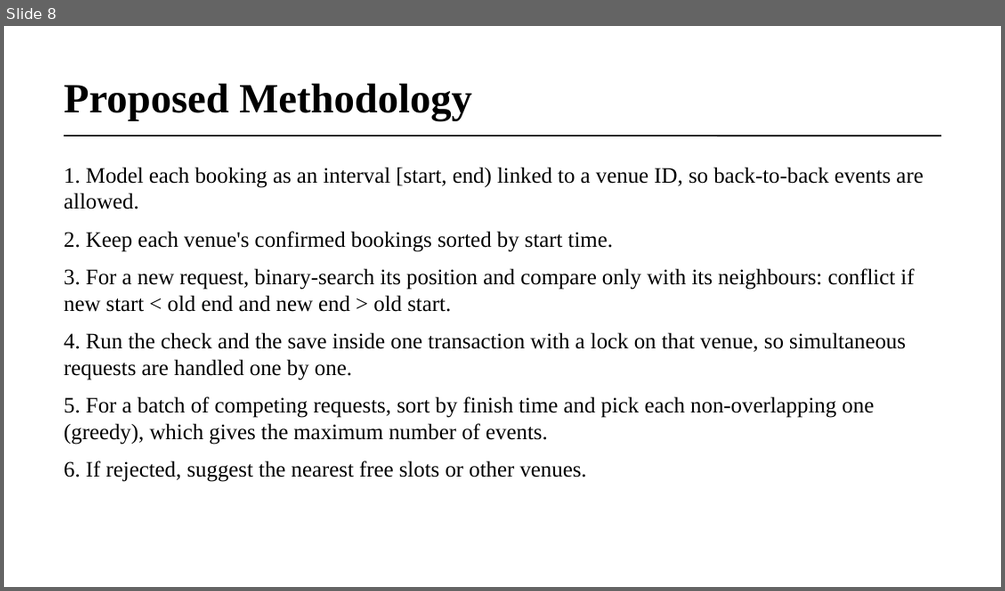
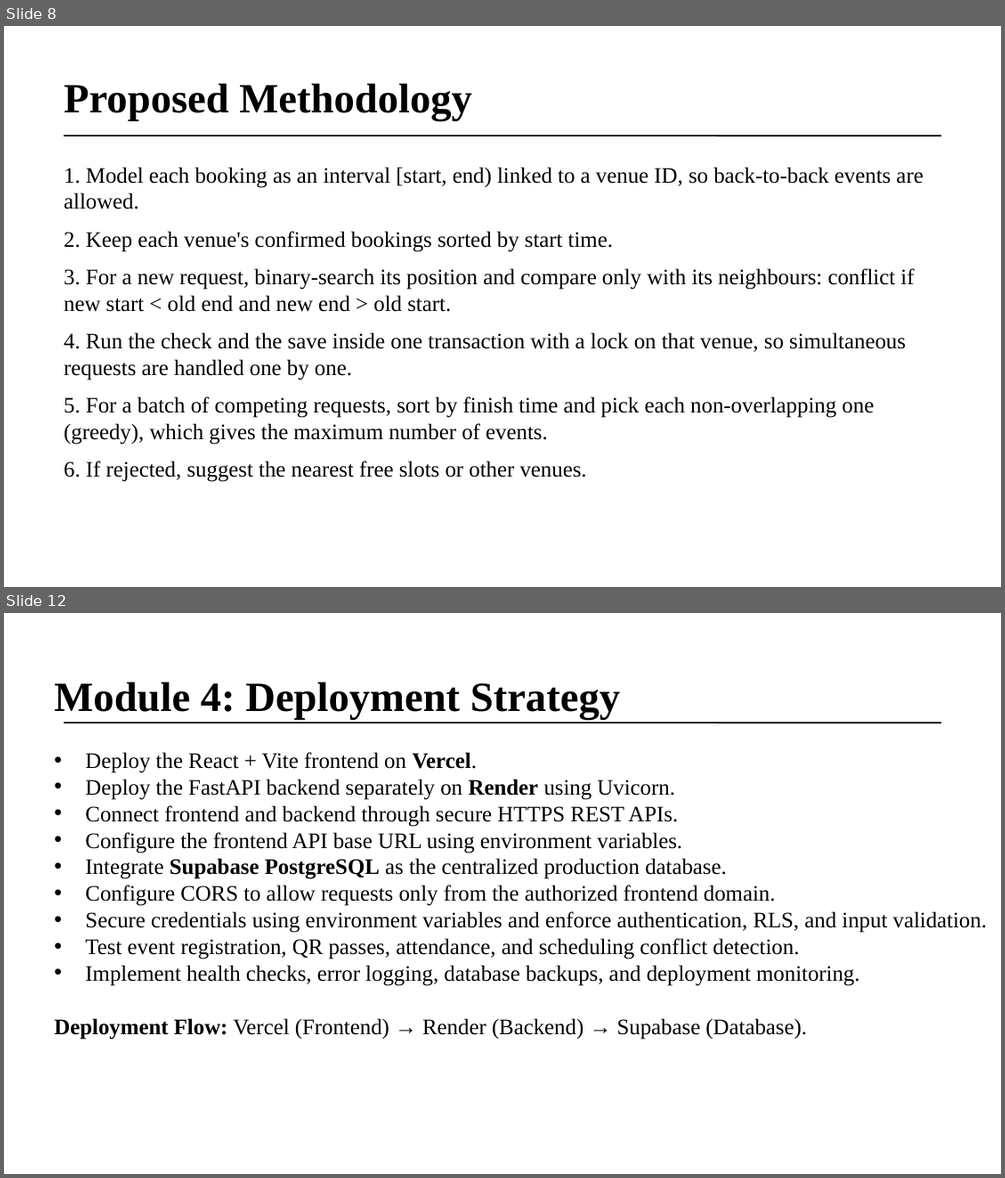
Before and after one commit to MITHUNtech11/CSA1021-SOFTWARE-ENGINEERING-, a slide deck: Capstone/Venue_Double_Booking_Interval_Scheduling.pptx. Shown one above the other, each under a label of ours: slide 8 before the commit, slides 8 and 12 after it; the slides between them are not shown. The pictures are 1005x591 and 1005x1178 pixels, drawn with LibreOffice and Linux fonts; fonts in the diff are those of the drawing. Boxes give left, top, right and bottom in pixels: in the first picture for what was removed or moved away, otherwise in the second. Text is boxed around its words. In the diff, an @@ line names an element or a change of style, - is before the commit and + after.

```diff
--- a/Capstone/Venue_Double_Booking_Interval_Scheduling.pptx
+++ b/Capstone/Venue_Double_Booking_Interval_Scheduling.pptx
@@ slide 12 added at [4,613,1001,1174], background #FFFFFF @@
@@ text added at [54,682,987,1039], 16 pt, text #000000 @@
+Module 4: Deployment Strategy
+• Deploy the React + Vite frontend on Vercel.
+• Deploy the FastAPI backend separately on Render using Uvicorn.
+• Connect frontend and backend through secure HTTPS REST APIs.
+• Configure the frontend API base URL using environment variables.
+• Integrate Supabase PostgreSQL as the centralized production database.
+• Configure CORS to allow requests only from the authorized frontend domain.
+• Secure credentials using environment variables and enforce authentication, RLS, and input validation.
+• Test event registration, QR passes, attendance, and scheduling conflict detection.
+• Implement health checks, error logging, database backups, and deployment monitoring.
+Deployment Flow: Vercel (Frontend) → Render (Backend) → Supabase (Database).
@@ line added from (64, 722) to (941, 722), #000000 1 pt @@
```
Also in this commit, not shown: 2 slides changed, 3 other slides added, 4 slides removed, 5 other files.
